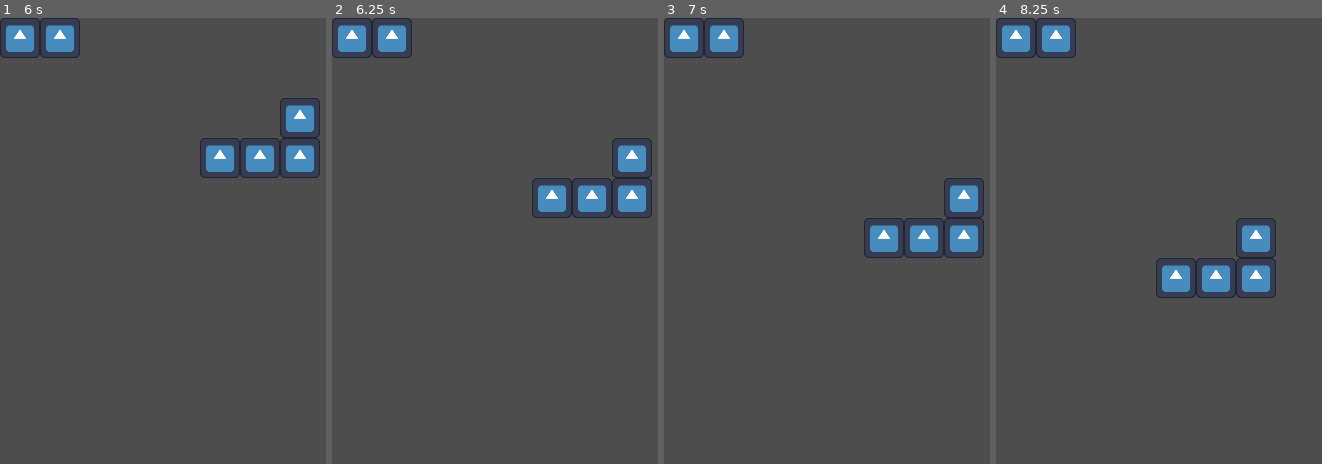
Above: before the commit, frames 1-4 (left to right).
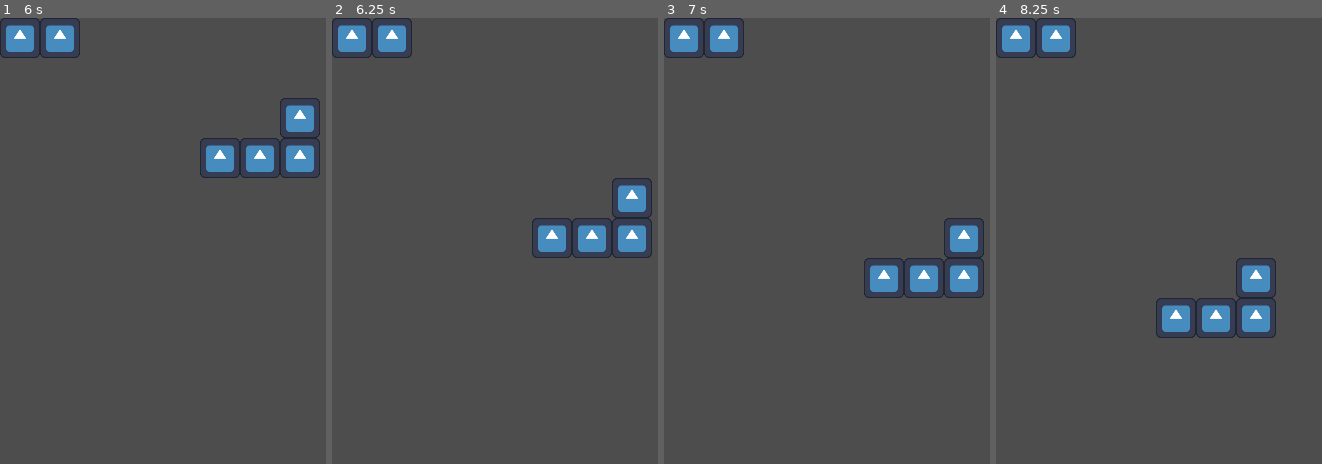
Above: after the commit, the same moments.

Repository: kolulu23/godot4-rc1-test-tetris
Game: Godot game, scene res://Main.tscn
Same seed, same stepped clock (60 frames per second), same inputs: the game is played once before the commit and once after it. The engine's default icon, where the game draws it, is replaced by a stand-in: a white triangle on a blue panel in a dark square.
Inputs:
- Up to frame 1 (6 s): tap Enter at 0.5 s; hold Right (tetro_move_right) 0.53-1.28 s; hold Down (tetro_soft_drop) 0.53-1.28 s; tap R (restart) every 0.75 s from 1.25 to 4.25 s; hold Left (tetro_move_left) 1.28-2.03 s; tap Space (tetro_hard_drop) at 1.35, 5.85 s; tap Down (tetro_soft_drop) at 1.55, 2.3, 3.05, 3.8, 4.35 s; hold Shift (tetro_hold) 2.03-2.78 s; hold Right (tetro_move_right) 2.03-3.53 s; tap Z (tetro_rotate_ccw) at 2.85 s; hold Up (tetro_rotate_cw) 3.53-4.28 s; hold Left (tetro_move_left) 3.53-5.78 s; hold Down (tetro_soft_drop) 5.03-5.78 s; hold Right (tetro_move_right) from 5.78 s (still down)
- Up to frame 2 (6.25 s): keep holding Right (tetro_move_right); tap Down (tetro_soft_drop) at 6.05 s
- Up to frame 3 (7 s): keep holding Right (tetro_move_right); hold Shift (tetro_hold) from 6.53 s (still down); tap Down (tetro_soft_drop) at 6.8 s
- Up to frame 4 (8.25 s): release Shift (tetro_hold) at 7.28 s; tap Z (tetro_rotate_ccw) at 7.35 s; tap Down (tetro_soft_drop) at 7.55 s; release Right (tetro_move_right) at 8.03 s; hold Left (tetro_move_left) from 8.03 s (still down); hold Up (tetro_rotate_cw) from 8.03 s (still down)

Frame 1 is identical in both runs. In frame 2, 3.7% of the frame differs, in the area x 61-99%, y 26-54%; in frame 3, 3.7%; in frame 4, 3.7%.

Commit message:
Add a lock down timer

Diff:
--- a/Arena.tscn
+++ b/Arena.tscn
@@ -13,7 +13,11 @@
 [node name="TetrominoDropTimer" type="Timer" parent="."]
 autostart = true
 
+[node name="TetrominoLockDownTimer" type="Timer" parent="."]
+one_shot = true
+
 [node name="CellManager" type="Node2D" parent="."]
 script = ExtResource("3_hgwo3")
 
 [connection signal="timeout" from="TetrominoDropTimer" to="." method="_on_tetromino_drop_timer_timeout"]
+[connection signal="timeout" from="TetrominoLockDownTimer" to="." method="_on_tetromino_lock_down_timer_timeout"]
--- a/script/Arena.gd
+++ b/script/Arena.gd
@@ -2,8 +2,6 @@
 
 ## Current active tetromino, could be null if it was not spawned in time
 var active_tetromino: Tetromino
-
-signal locked_down(tetro: Tetromino)
 
 const ARENA_WIDTH: int = 10
 const ARENA_HEIGHT: int = 20
@@ -23,6 +21,10 @@
 	pass
 
 
+func _physics_process(delta):
+	pass
+
+
 func _input(event):
 	if active_tetromino != null:
 		try_move_tetromino(event)
@@ -30,7 +32,6 @@
 
 func try_move_tetromino(event: InputEvent) -> void:
 	# Set "allow_echo" to true so when player holds these key they can still move tetrominos
-	# TODO Set a custome timeout to action hold time
 	if event.is_action_pressed("tetro_move_left", true):
 		$CellManager.move_tetro_cells_to(active_tetromino, Vector2i.LEFT)
 		_debug_print()
@@ -40,8 +41,10 @@
 	if event.is_action_pressed("tetro_soft_drop", true):
 		# Stop and restart the timer to avoid accelaration
 		$TetrominoDropTimer.stop()
-		$CellManager.move_tetro_cells_to(active_tetromino, Vector2i.DOWN)
+		var moved = $CellManager.move_tetro_cells_to(active_tetromino, Vector2i.DOWN)
 		$TetrominoDropTimer.start()
+		if not moved:
+			$TetrominoLockDownTimer.start()
 		_debug_print()
 	if event.is_action_pressed("tetro_hard_drop"):
 		print("todo, hard drop ", active_tetromino)
@@ -85,8 +88,15 @@
 
 func _on_tetromino_drop_timer_timeout():
 	# TODO Debug
-	# active_tetromino.move_down()
+	if not $CellManager.move_tetro_cells_to(active_tetromino, Vector2i.DOWN):
+		$TetrominoLockDownTimer.start()
 	pass
+
+
+## This is a one shot timer, we start it manually
+func _on_tetromino_lock_down_timer_timeout():
+	print(active_tetromino, " locked down")
+	self.setup_active_tetromino()
 
 
 func _debug_print():
--- a/script/CellManager.gd
+++ b/script/CellManager.gd
@@ -76,16 +76,18 @@
 	for i in range(dest_array.size()):
 		self.set_cell(dest_array[i], blocks[i])
 
+
 ## This method updates tetro's cell position and its sprite position
-func move_tetro_cells_to(tetro: Tetromino, direction: Vector2i):
+func move_tetro_cells_to(tetro: Tetromino, direction: Vector2i) -> bool:
 	var src_cell_positions = CellManager.get_cell_positions_of_tetro(tetro)
 	var dest_cell_positions: Array[Vector2i] = []
 	for cell_positon in src_cell_positions:
 		dest_cell_positions.push_back(cell_positon + direction)
 	if not dest_cell_positions.all(self.is_cell_inbound):
-		return
+		return false
 	self.move_tetro_cells(tetro, src_cell_positions, dest_cell_positions)
 	tetro.move_to(direction)
+	return true
 
 
 ## Place each tetro block into their cell position, this method does not care whether it's already in the cell or not
